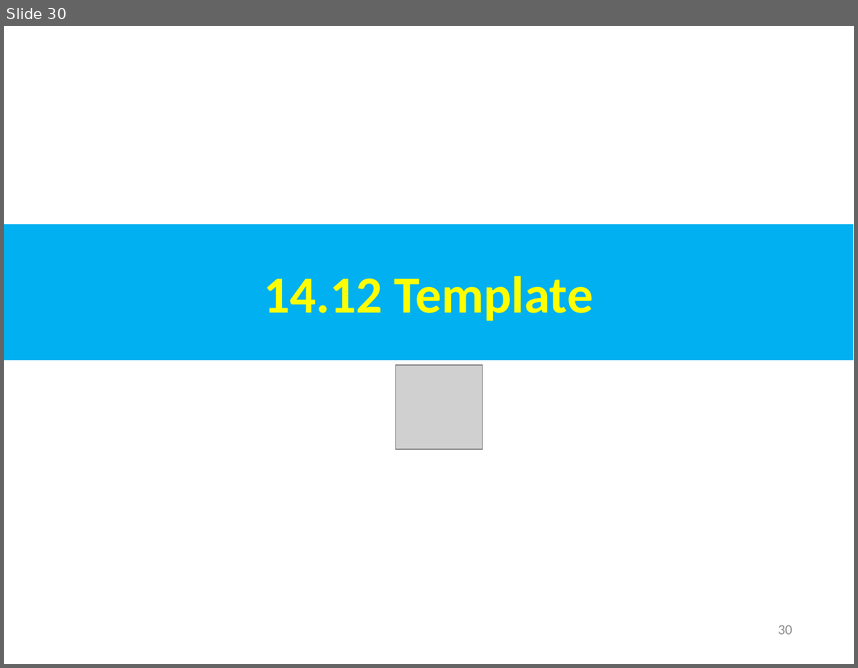
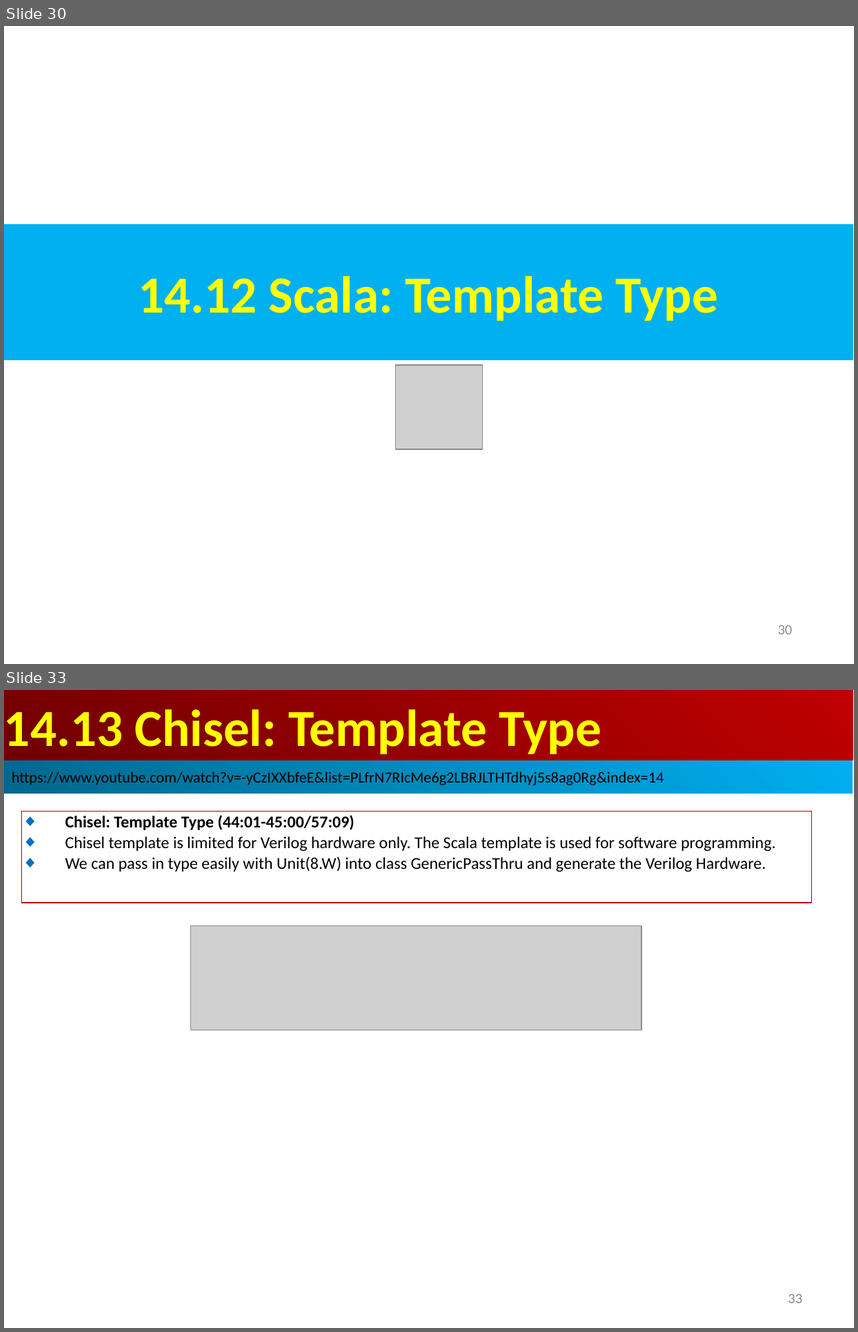
Before and after one commit to peterhchen/AIU_CS800_Chisel, a slide deck: 500_UCSC_HWD/014_Inherit/000_Video/014.Inherit.ppt. Shown one above the other, each under a label of ours: slide 30 before the commit, slides 30 and 33 after it; the slides between them are not shown. The pictures are 858x668 and 858x1332 pixels, drawn with LibreOffice and Linux fonts; fonts in the diff are those of the drawing; grey boxes stand for pictures. Boxes give left, top, right and bottom in pixels: in the first picture for what was removed or moved away, otherwise in the second. Text is boxed around its words. In the diff, an @@ line names an element or a change of style, - is before the commit and + after.

```diff
--- a/500_UCSC_HWD/014_Inherit/000_Video/014.Inherit.ppt
+++ b/500_UCSC_HWD/014_Inherit/000_Video/014.Inherit.ppt
@@ slide 33 added at box(4, 690, 854, 1328), background #FFFFFF @@
@@ rectangle added at box(4, 690, 853, 760), fill gradient #BF0000 to #710000, 44 pt, text #FFFF00, bold @@
+14.13 Chisel: Template Type
@@ rectangle added at box(4, 760, 853, 793), fill gradient #00AFEF to #00688E, 13 pt, text #000000 @@
+https://www.youtube.com/watch?v=-yCzIXXbfeE&list=PLfrN7RIcMe6g2LBRJLTHTdhyj5s8ag0Rg&index=14
@@ rectangle added at box(22, 811, 811, 903), outline #C00000 0.74 pt, 14 pt, text #000000 @@
+◆ Chisel: Template Type (44:01-45:00/57:09)
+◆ Chisel template is limited for Verilog hardware only. The Scala template is used for software programming.
+◆ We can pass in type easily with Unit(8.W) into class GenericPassThru and generate the Verilog Hardware.
@@ picture added at box(191, 925, 642, 1030) @@
@@ page number added at box(788, 1294, 802, 1303), 12 pt, text #8B8B8B @@
+33
@@ slide 30 changed as well @@
@@ text in rectangle at box(138, 276, 718, 321): text changed @@
-14.12 Template
+14.12 Scala: Template Type
```
Also in this commit, not shown: 3 other slides changed, 13 other slides added, 1 slide removed.
